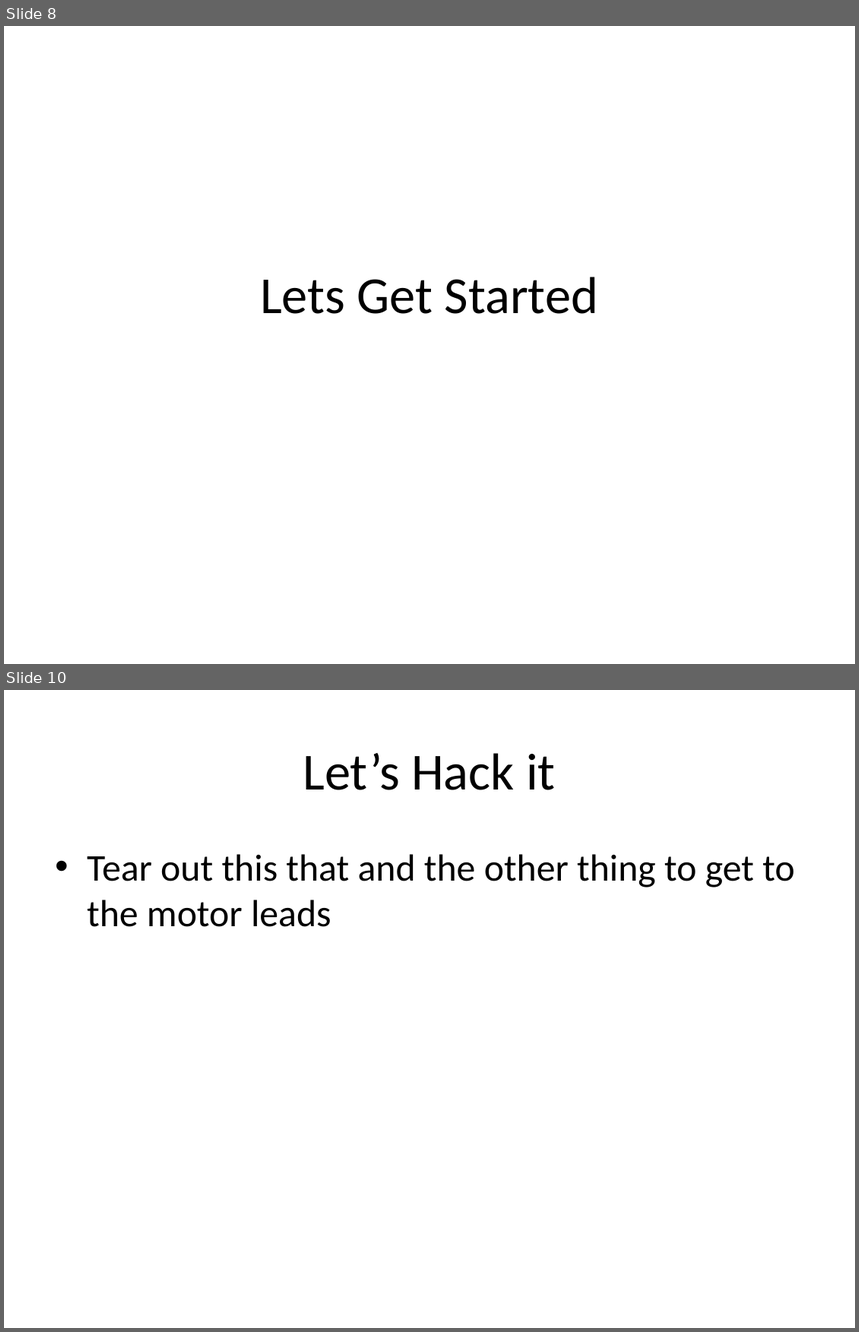
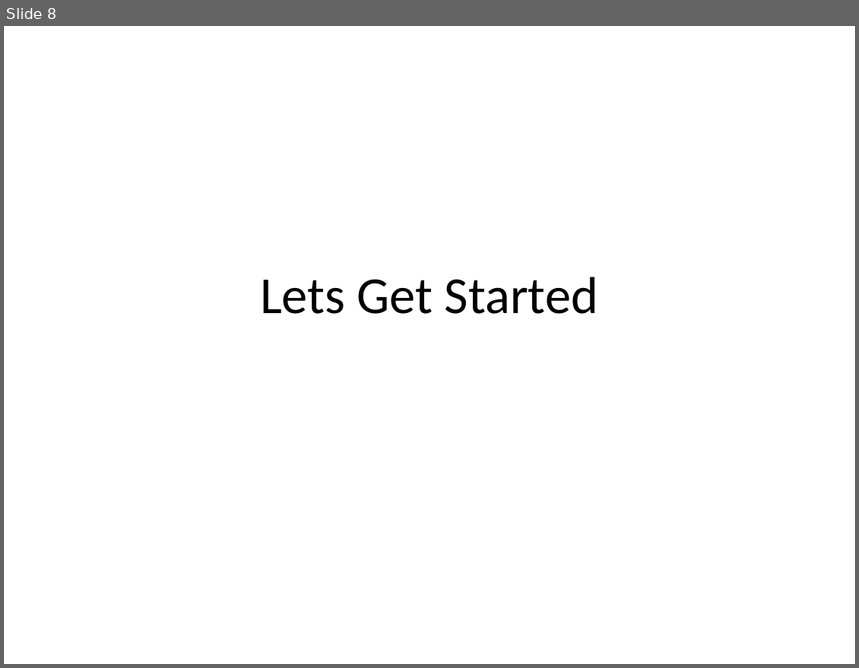
Before and after one commit to antfriend/Tele, a slide deck: Zoomba.pptx. Shown one above the other, each under a label of ours: slides 8 and 10 before the commit, slide 8 after it; the slides between them are not shown. The pictures are 859x1332 and 859x668 pixels, drawn with LibreOffice and Linux fonts; fonts in the diff are those of the drawing. Boxes give left, top, right and bottom in pixels: in the first picture for what was removed or moved away, otherwise in the second. Text is boxed around its words. In the diff, an @@ line names an element or a change of style, - is before the commit and + after.

```diff
--- a/Zoomba.pptx
+++ b/Zoomba.pptx
@@ slide 10 removed at (4, 690, 855, 1328), background #FFFFFF @@
@@ title removed at (303, 753, 556, 790) @@
-Let’s Hack it
@@ text removed at (87, 854, 794, 927) @@
-• Tear out this that and the other thing to get to the motor leads
```
Also in this commit, not shown: 7 slides changed, 5 slides added.
